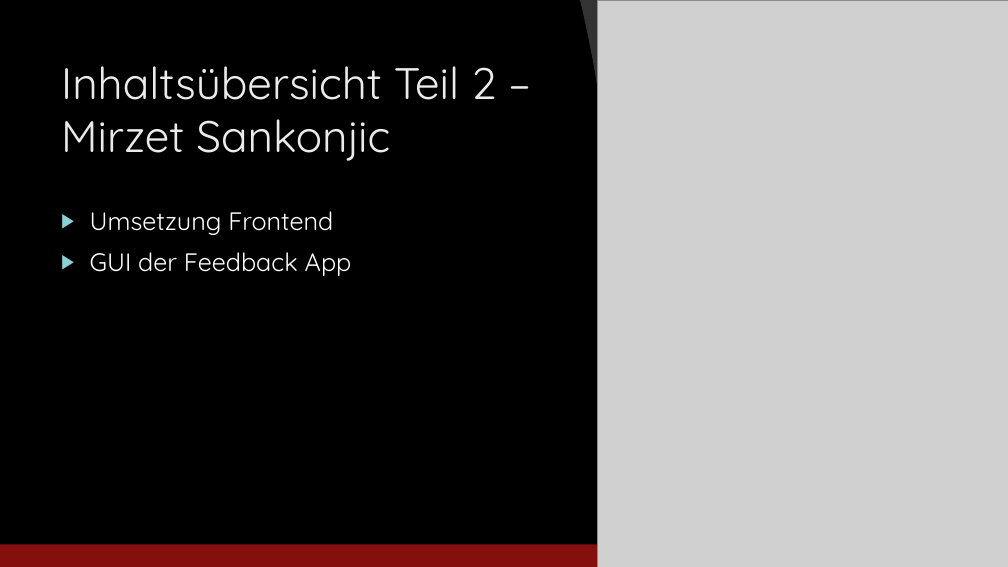
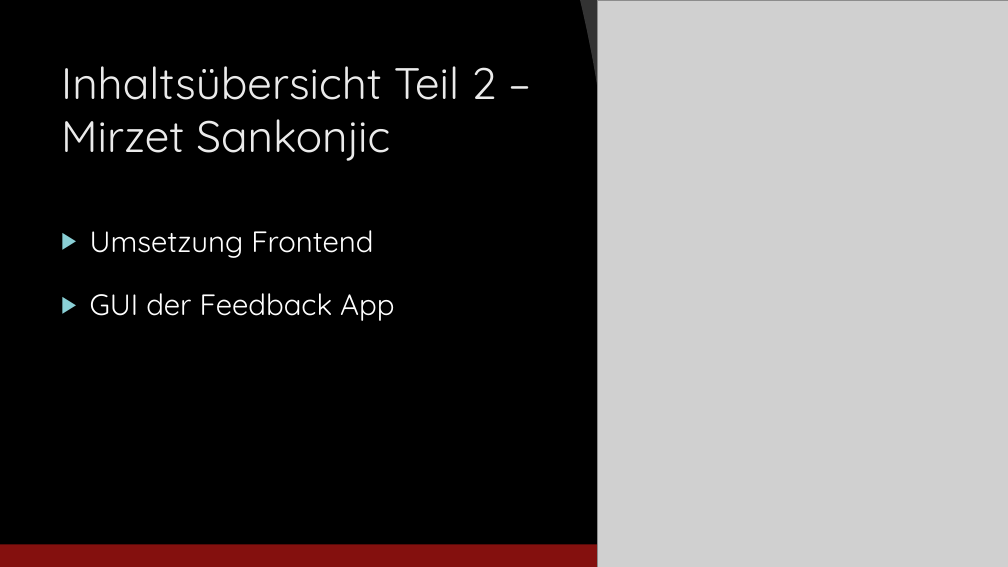
Before and after one commit to jfuerlinger/htl-da-2021_22-feedback-app, a slide deck: slide 10 of Praesentation/Praesentation_Diplomarbeit_FeedbackApp.pptx (slide 9 before the commit). Drawn at 1008x567 pixels with LibreOffice and Linux fonts; fonts in the diff are those of the drawing; grey boxes stand for pictures; background and template pictures are left out. Boxes give left, top, right and bottom in pixels: in the first picture for what was removed or moved away, otherwise in the second. Text is boxed around its words. In the diff, an @@ line names an element or a change of style, - is before the commit and + after.

```diff
--- a/Praesentation/Praesentation_Diplomarbeit_FeedbackApp.pptx
+++ b/Praesentation/Praesentation_Diplomarbeit_FeedbackApp.pptx
@@ text "Umsetzung Frontend" at (90,230,394,321): size 24 to 28 pt; line spacing 1 to 1.5 @@
```
Also in this commit, not shown: 4 other slides changed, 2 slides added.
